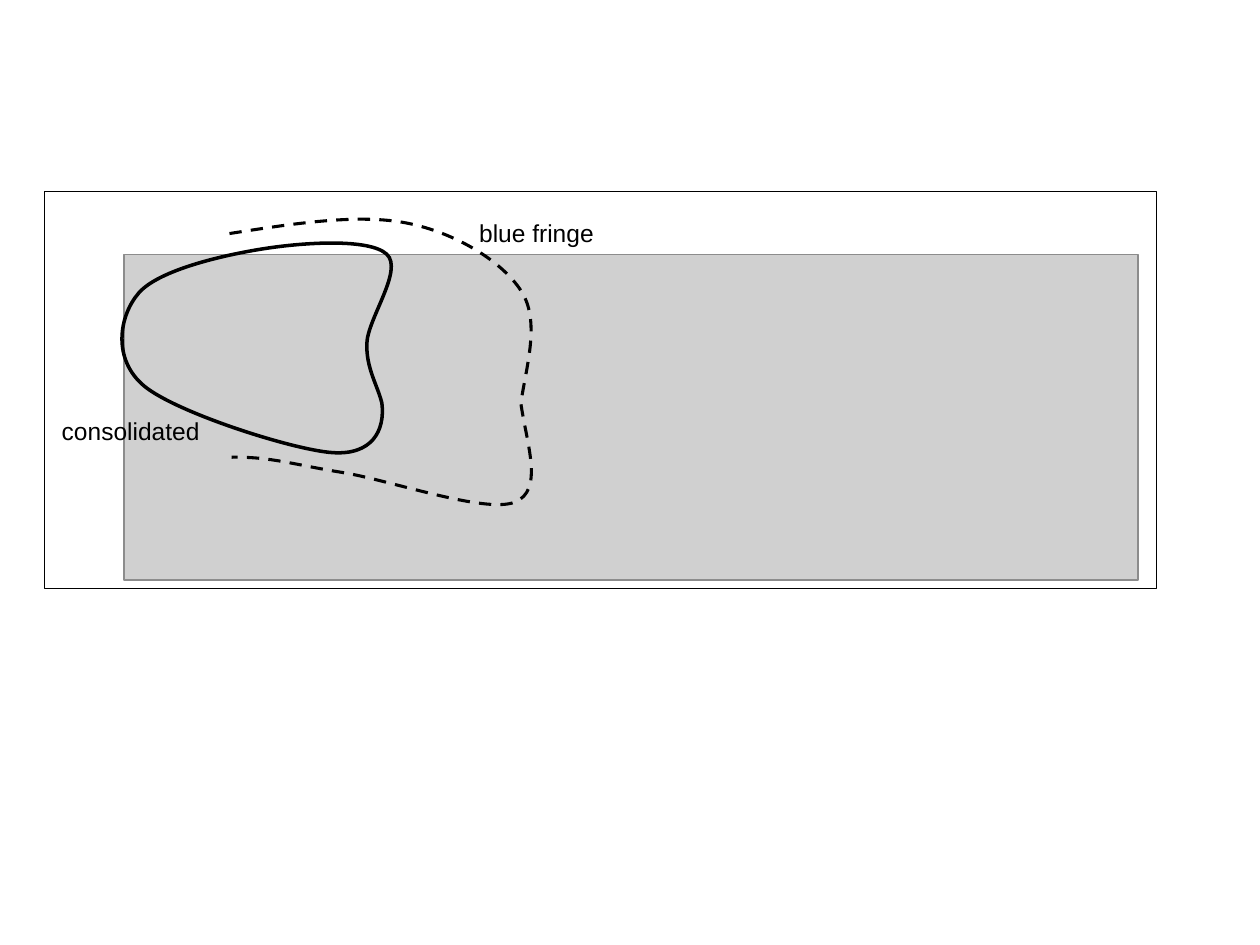
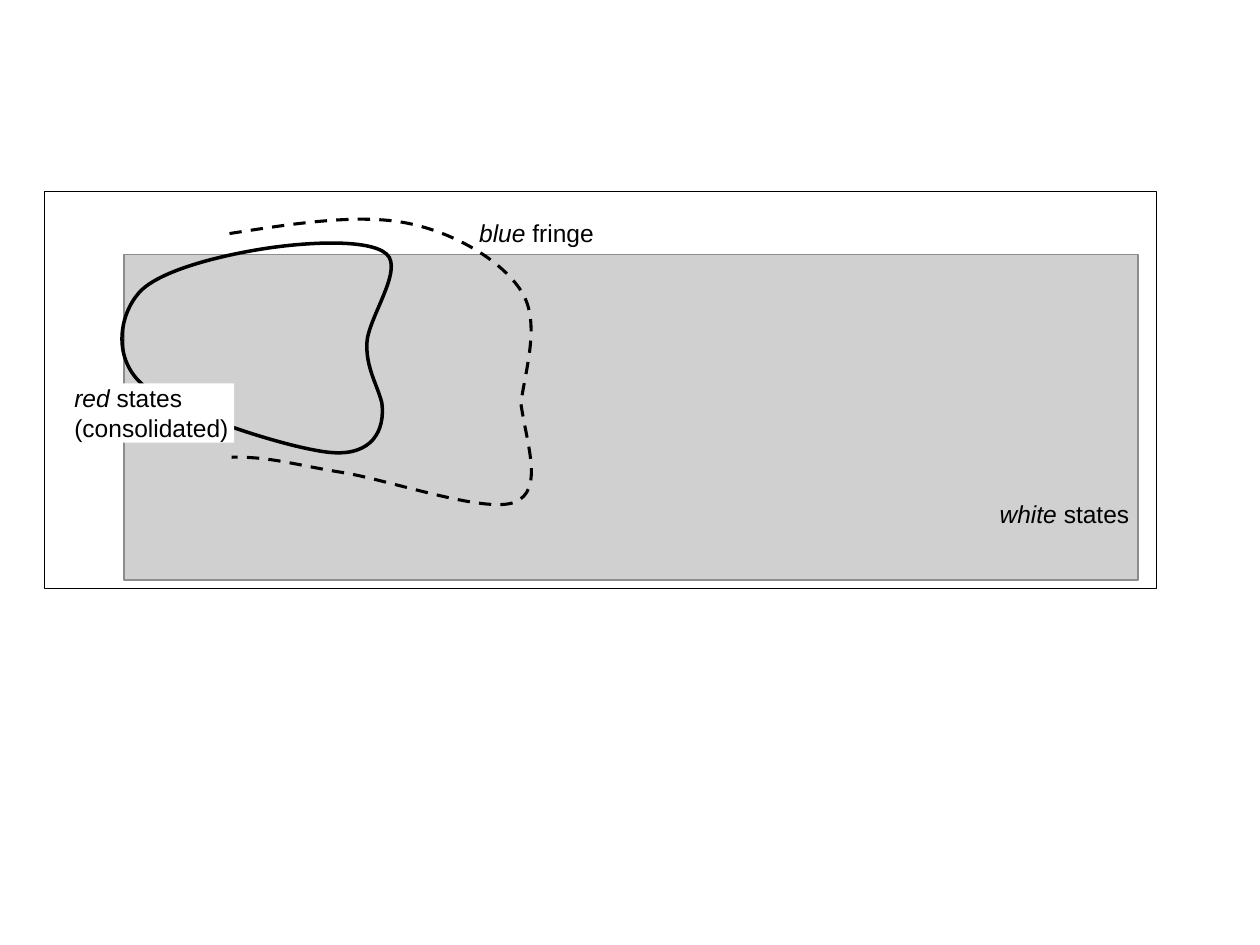
Before and after one commit to blambeau/phd, a slide deck: slide 17 of writing/images/train.pptx. Drawn at 1260x945 pixels with LibreOffice and Linux fonts; fonts in the diff are those of the drawing; grey boxes stand for pictures. Boxes give left, top, right and bottom in pixels: in the first picture for what was removed or moved away, otherwise in the second. Text is boxed around its words. In the diff, an @@ line names an element or a change of style, - is before the commit and + after.

Commit message:
Enhanced blue-fringe image

```diff
--- a/writing/images/train.pptx
+++ b/writing/images/train.pptx
@@ text "blue fringe" at (479,224,593,247): italic on in "blue" @@
@@ text in rectangle at (74,389,228,442): text changed @@
-consolidated
+red states
+(consolidated)
@@ rectangle "red states": place and size @@
-rectangle "red states" at (62,421,200,446)
+rectangle "red states" at (74,383,234,442)
@@ rectangle "red states" at (74,383,234,442): fill none to #FFFFFF @@
@@ text added at (1000,505,1129,524), 14 pt, text #000000 @@
+white states
```
Also in this commit, not shown: 1 other file.
